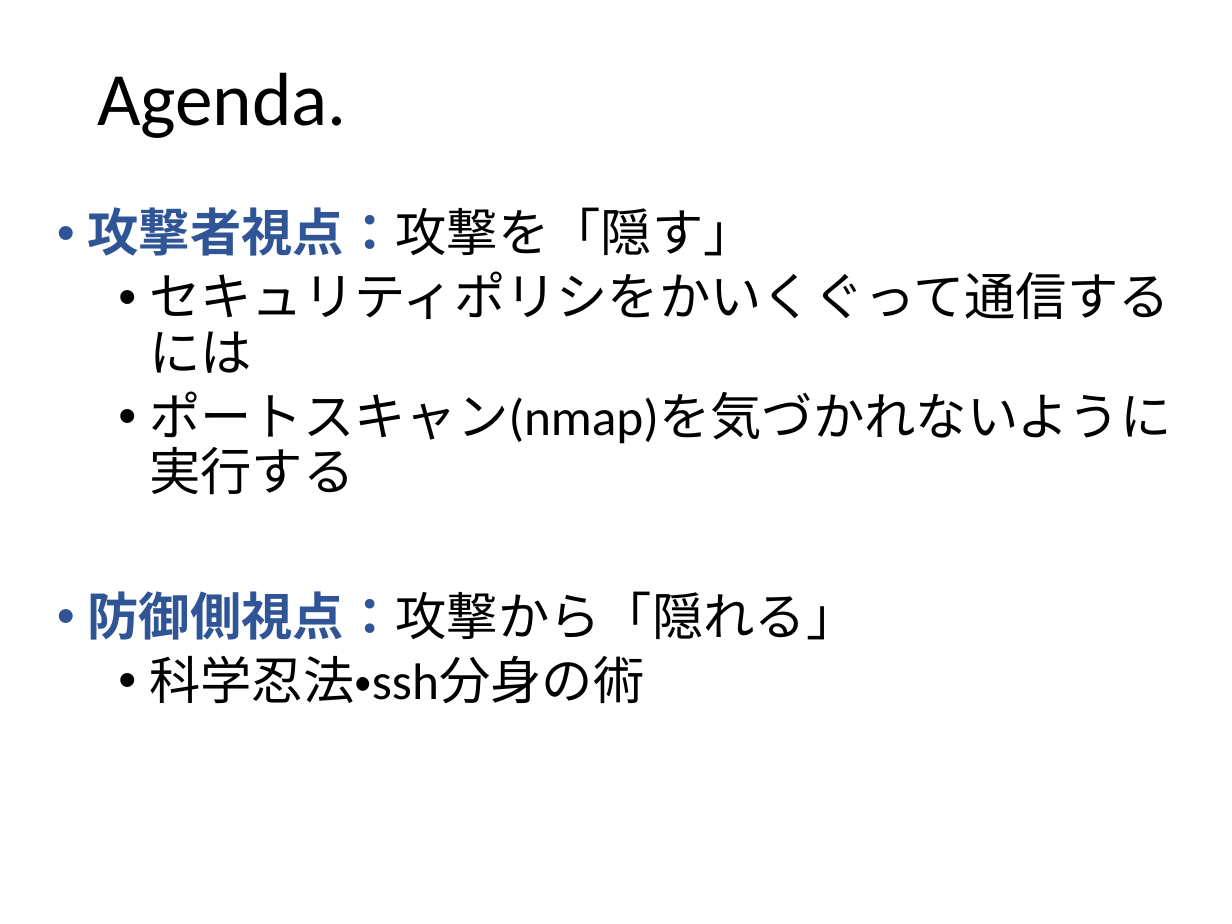
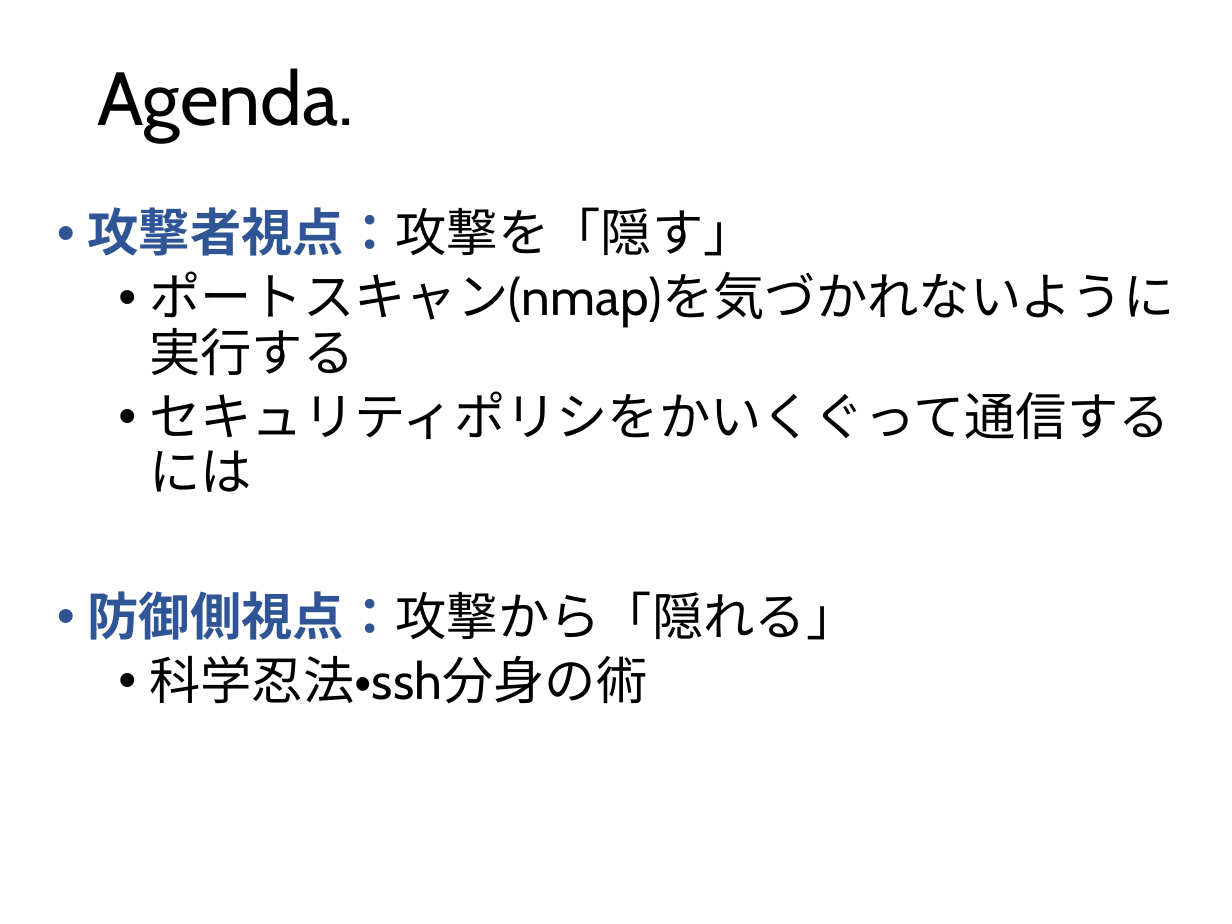
Before and after one commit to ozuma/sumida_sec, a slide deck: slide 3 of 2015-no.2/ppt/00_ozuma.pptx. Drawn at 1232x924 pixels with LibreOffice and Linux fonts; fonts in the diff are those of the drawing. Boxes give left, top, right and bottom in pixels: in the first picture for what was removed or moved away, otherwise in the second. Text is boxed around its words. In the diff, an @@ line names an element or a change of style, - is before the commit and + after.

```diff
--- a/2015-no.2/ppt/00_ozuma.pptx
+++ b/2015-no.2/ppt/00_ozuma.pptx
@@ title "Agenda." at [97,68,354,141]: font Calibri to Cabin @@
@@ text at [88,207,1170,704]: font Calibri to Cabin in "攻撃者視点：攻撃を「隠す」", "セキュリティポリシをかいくぐって通信するには", "防御側視点：攻撃から「隠れる」", "科学忍法・ssh分身の術" @@
@@ text at [149,271,1174,376]: paragraph added @@
+  • ポートスキャン(nmap)を気づかれないように実行する
@@ text at [149,391,1171,495]: paragraph removed @@
-  • ポートスキャン(nmap)を気づかれないように実行する
```
Also in this commit, not shown: 23 other slides changed, 2 slides added, 1 other file.
